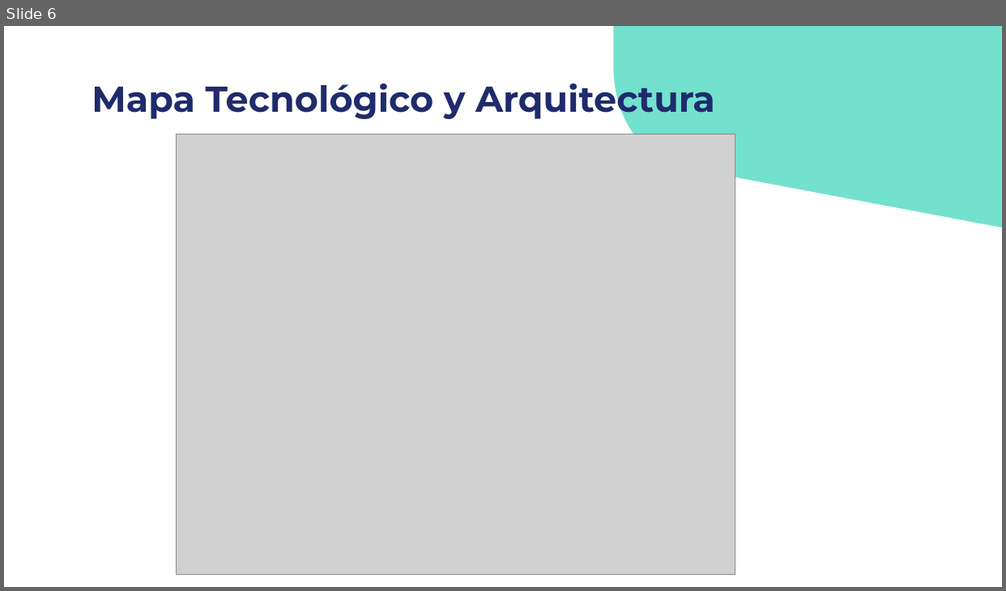
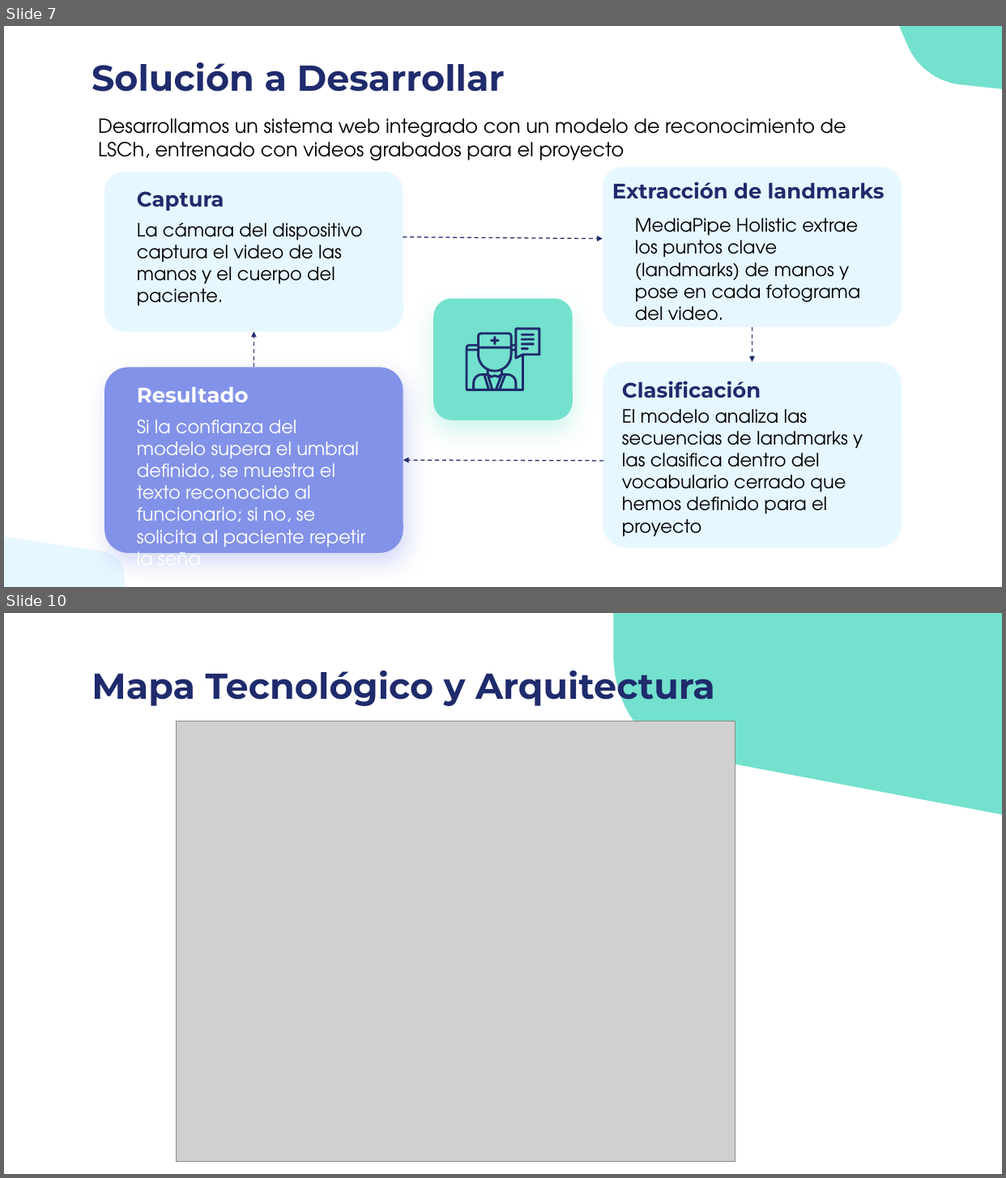
Before and after one commit to mtynnn/senatext, a slide deck: Fase 2/Evidencias Proyecto/Gestion_proyecto/Presentación Proyecto.pptx. Shown one above the other, each under a label of ours: slide 6 before the commit, slides 7 and 10 after it; the slides between them are not shown. The pictures are 1006x591 and 1006x1178 pixels, drawn with LibreOffice and Linux fonts; fonts in the diff are those of the drawing; grey boxes stand for pictures. Boxes give left, top, right and bottom in pixels: in the first picture for what was removed or moved away, otherwise in the second. Text is boxed around its words. In the diff, an @@ line names an element or a change of style, - is before the commit and + after.

```diff
--- a/Fase 2/Evidencias Proyecto/Gestion_proyecto/Presentación Proyecto.pptx
+++ b/Fase 2/Evidencias Proyecto/Gestion_proyecto/Presentación Proyecto.pptx
@@ slide 7 added at (4, 26, 1002, 587), background #FFFFFF @@
@@ freeform shape added at (899, 26, 1002, 89), fill #73E1CD @@
@@ title added at (91, 62, 505, 92), 26 pt, text #1F2B6C, bold @@
+Solución a Desarrollar
@@ text added at (98, 118, 846, 160), 14 pt, text #000000 @@
+Desarrollamos un sistema web integrado con un modelo de reconocimiento de LSCh, entrenado con videos grabados para el proyecto
@@ rounded rectangle added at (603, 167, 901, 327), fill #E7F7FF @@
@@ rounded rectangle added at (104, 172, 403, 332), fill #E7F7FF @@
@@ subtitle added at (137, 191, 224, 211), 15.1 pt, text #1F2B6C, bold @@
+Captura
@@ subtitle added at (612, 182, 884, 199), 15.1 pt, text #1F2B6C, bold @@
+Extracción de landmarks
@@ subtitle added at (635, 218, 861, 321), 13.2 pt, text #000000 @@
+MediaPipe Holistic extrae los puntos clave (landmarks) de manos y pose en cada fotograma del video.
@@ subtitle added at (137, 223, 362, 306), 13.2 pt, text #000000 @@
+La cámara del dispositivo captura el video de las manos y el cuerpo del paciente.
@@ arrow added from (403, 237) to (603, 238), #1F2B6C 0.75 pt dashed @@
@@ rounded rectangle added at (433, 298, 572, 420), fill #73E1CD @@
@@ arrow added from (253, 367) to (253, 331), #1F2B6C 0.75 pt dashed @@
@@ group added at (465, 327, 540, 391): 6 freeform shapes @@
@@ arrow added from (752, 327) to (752, 362), #1F2B6C 0.75 pt dashed @@
@@ rounded rectangle added at (603, 362, 901, 548), fill #E7F7FF @@
@@ rounded rectangle added at (104, 367, 403, 552), fill #8292E8 @@
@@ subtitle added at (137, 387, 249, 403), 15.1 pt, text #FFFFFF, bold @@
+Resultado
@@ subtitle added at (622, 381, 761, 399), 15.1 pt, text #1F2B6C, bold @@
+Clasificación
@@ text added at (622, 409, 863, 537), 13.2 pt, text #000000 @@
+El modelo analiza las secuencias de landmarks y las clasifica dentro del vocabulario cerrado que hemos definido para el proyecto
@@ subtitle added at (137, 420, 365, 553), 13.2 pt, text #FFFFFF @@
+Si la confianza del modelo supera el umbral definido, se muestra el texto reconocido al funcionario; si no, se solicita al paciente repetir la seña
@@ arrow added from (603, 461) to (403, 460), #1F2B6C 0.75 pt dashed @@
@@ freeform shape added at (4, 537, 125, 587), fill #E7F7FF @@
@@ what was slide 6 is now slide 10 @@
```
Also in this commit, not shown: 3 slides changed, 9 other slides added, 4 slides removed.
